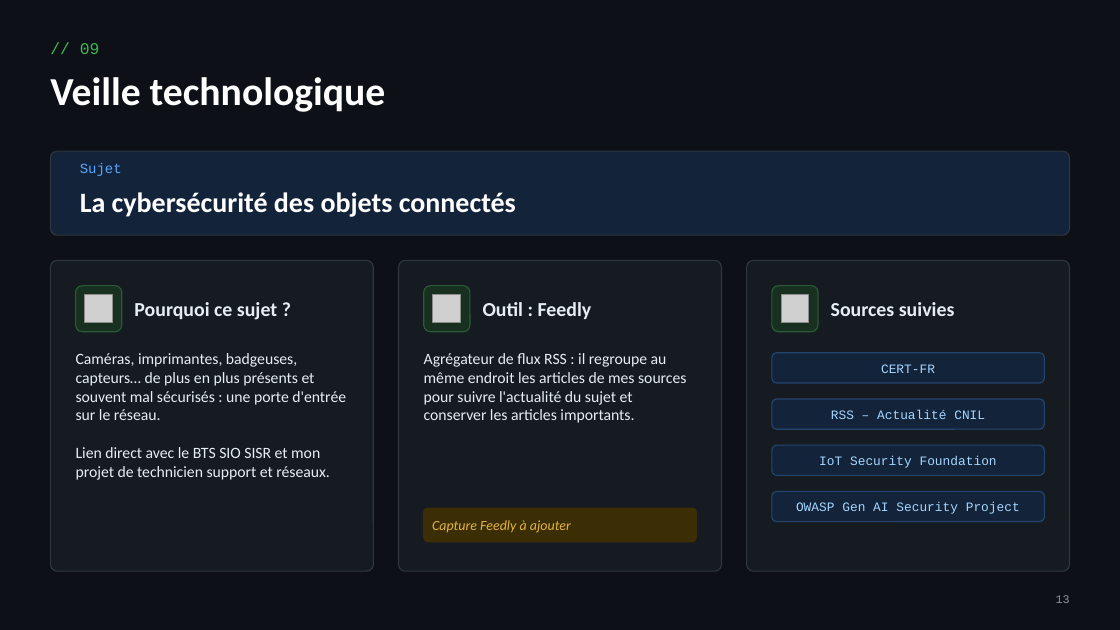
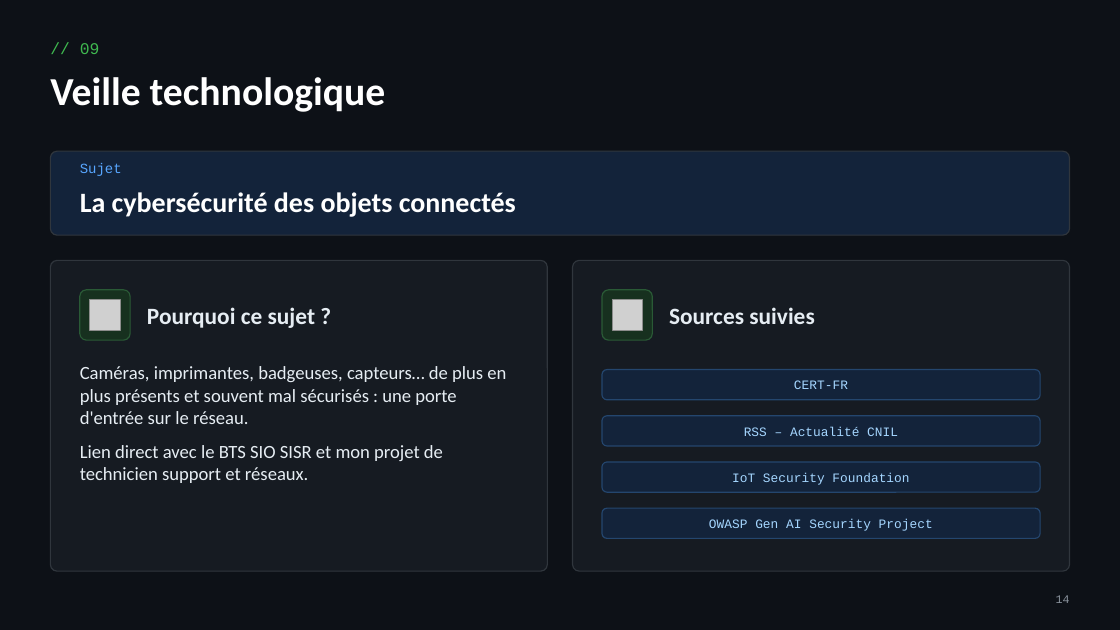
Before and after one commit to Thenoxbob/kyky, a slide deck: slide 14 of presentation/Presentation-BTS-SIO-SISR-Kylian-Grafeille.pptx (slide 13 before the commit). Drawn at 1120x630 pixels with LibreOffice and Linux fonts; fonts in the diff are those of the drawing; grey boxes stand for pictures. Boxes give left, top, right and bottom in pixels: in the first picture for what was removed or moved away, otherwise in the second. Text is boxed around its words. In the diff, an @@ line names an element or a change of style, - is before the commit and + after.

```diff
--- a/presentation/Presentation-BTS-SIO-SISR-Kylian-Grafeille.pptx
+++ b/presentation/Presentation-BTS-SIO-SISR-Kylian-Grafeille.pptx
@@ rounded rectangle: place and size @@
-rounded rectangle at bbox=[50, 260, 373, 571]
+rounded rectangle at bbox=[50, 260, 548, 571]
@@ rounded rectangle: place and size @@
-rounded rectangle at bbox=[398, 260, 721, 571]
+rounded rectangle at bbox=[573, 260, 1070, 571]
@@ rounded rectangle removed at bbox=[747, 260, 1070, 571] @@
@@ rounded rectangle: place and size @@
-rounded rectangle at bbox=[76, 286, 122, 332]
+rounded rectangle at bbox=[80, 290, 130, 340]
@@ rounded rectangle at bbox=[80, 290, 130, 340]: proportions changed @@
@@ text "Pourquoi ce sujet ?": place and size @@
-text "Pourquoi ce sujet ?" at bbox=[134, 302, 277, 320]
+text "Pourquoi ce sujet ?" at bbox=[147, 307, 316, 328]
@@ text "Pourquoi ce sujet ?" at bbox=[147, 307, 316, 328]: size 17 to 20 pt @@
@@ picture removed at bbox=[433, 295, 460, 323] @@
@@ rounded rectangle at bbox=[602, 290, 653, 340]: proportions changed @@
@@ rounded rectangle: place and size @@
-rounded rectangle at bbox=[423, 286, 470, 332]
+rounded rectangle at bbox=[602, 290, 653, 340]
@@ text "Sources suivies" at bbox=[669, 307, 814, 324]: size 17 to 20 pt @@
@@ text "Sources suivies": place and size @@
-text "Sources suivies" at bbox=[831, 302, 955, 316]
+text "Sources suivies" at bbox=[669, 307, 814, 324]
@@ rounded rectangle removed at bbox=[772, 286, 818, 332] @@
@@ picture: place and size @@
-picture at bbox=[85, 295, 113, 323]
+picture at bbox=[90, 300, 120, 330]
@@ text removed at bbox=[483, 302, 592, 319] @@
-Outil : Feedly
@@ picture: place and size @@
-picture at bbox=[781, 295, 809, 323]
+picture at bbox=[613, 300, 643, 330]
@@ text removed at bbox=[424, 353, 686, 423] @@
-Agrégateur de flux RSS : il regroupe au même endroit les articles de mes sources pour suivre l'actualité du sujet et conserver les articles importants.
@@ text "Caméras, imprimantes, badgeuses, capteurs… de ...": place and size @@
-text "Caméras, imprimantes, badgeuses, capteurs… de ..." at bbox=[76, 353, 346, 480]
+text "Caméras, imprimantes, badgeuses, capteurs… de ..." at bbox=[80, 366, 506, 483]
@@ text "Caméras, imprimantes, badgeuses, capteurs… de ..." at bbox=[80, 366, 506, 483]: size 13.5 to 16 pt @@
@@ text "CERT-FR": place and size @@
-text "CERT-FR" at bbox=[881, 364, 935, 373]
+text "CERT-FR" at bbox=[794, 380, 848, 389]
@@ rounded rectangle: place and size @@
-rounded rectangle at bbox=[772, 353, 1044, 383]
+rounded rectangle at bbox=[602, 370, 1041, 400]
@@ text "RSS – Actualité CNIL": place and size @@
-text "RSS – Actualité CNIL" at bbox=[831, 410, 985, 419]
+text "RSS – Actualité CNIL" at bbox=[744, 426, 898, 436]
@@ rounded rectangle: place and size @@
-rounded rectangle at bbox=[772, 399, 1044, 429]
+rounded rectangle at bbox=[602, 416, 1041, 446]
@@ text "IoT Security Foundation": place and size @@
-text "IoT Security Foundation" at bbox=[819, 456, 997, 468]
+text "IoT Security Foundation" at bbox=[732, 473, 909, 485]
@@ rounded rectangle: place and size @@
-rounded rectangle at bbox=[772, 445, 1044, 476]
+rounded rectangle at bbox=[602, 462, 1041, 492]
@@ rounded rectangle removed at bbox=[423, 508, 696, 542] @@
@@ text "OWASP Gen AI Security Project": place and size @@
-text "OWASP Gen AI Security Project" at bbox=[796, 502, 1020, 514]
+text "OWASP Gen AI Security Project" at bbox=[709, 519, 933, 531]
@@ rounded rectangle: place and size @@
-rounded rectangle at bbox=[772, 492, 1044, 522]
+rounded rectangle at bbox=[602, 508, 1041, 539]
@@ text removed at bbox=[432, 520, 571, 533] @@
-Capture Feedly à ajouter
@@ text at bbox=[1056, 595, 1070, 603]: text changed @@
-13
+14
```
Also in this commit, not shown: 12 other slides changed, 2 slides added, 6 other files.
